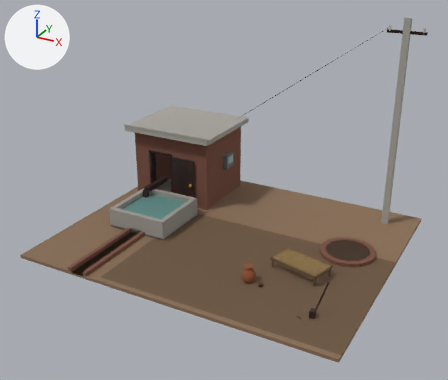
Two versions of the glTF model public/assets/models/tubewell_v2.glb, one commit apart.
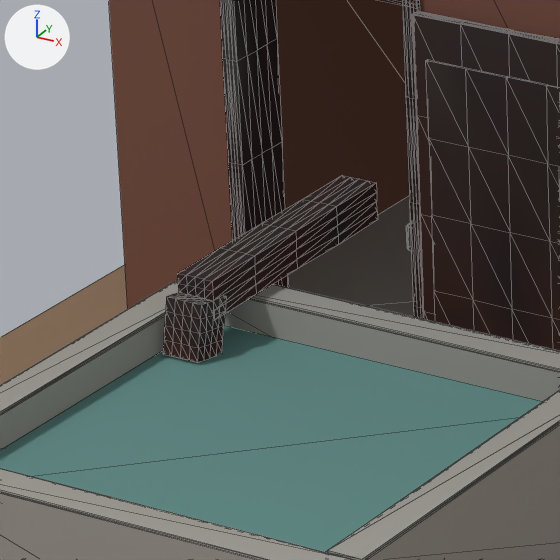
Old and new are each drawn whole from a 50 mm camera at (9.88, -18.64, 11.19) aimed at (0.07, -0.8, 2.27) and again close up on the part from 28% to 42% of the width and 41% to 58% of the height. The lights are fixed; the arrows at upper left show +X, +Y and +Z. The older version's two pictures come first. The close-ups show mesh edges as thin lines. Where no turn or scale is listed for an object, it has been applied to the vertices. Vertices at exactly the same position are counted once.

Script lines for the objects in view, before the commit:
```python
me_df = bpy.data.meshes.new('df')
me_df.from_pydata(...)  # 1626 vertices, 3229 faces; spans x -5.21..5.21, y -3.94..3.94, z -3.83..3.83
me_df.materials.append(mat_hb_metal)
me_k_back = bpy.data.meshes.new('k_back')
me_k_back.from_pydata(...)  # 180 vertices, 288 faces; spans x -5.4..5.4, y -4.75..4.75, z -1.5..1.5
me_k_back.materials.append(mat_hb_brick)
me_patch = bpy.data.meshes.new('patch')
me_patch.from_pydata(...)  # 918 vertices, 1648 faces; spans x -6.0..6.0, y -5.0..5.0, z -4.04..4.04
me_patch.materials.append(mat_hb_main)
ob_hb_brick = bpy.data.objects.new('hb_brick', me_k_back)
ob_hb_brick.location = (-0.101, -0.25, 1.5)
ob_hb_main = bpy.data.objects.new('hb_main', me_patch)
ob_hb_main.location = (0.0, 0.0, 3.96)
ob_hb_metal = bpy.data.objects.new('hb_metal', me_df)
ob_hb_metal.location = (0.294, 0.173, 3.824)
```
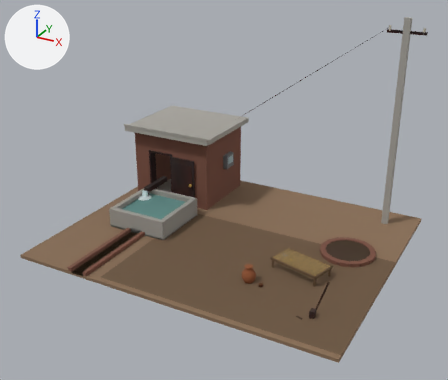
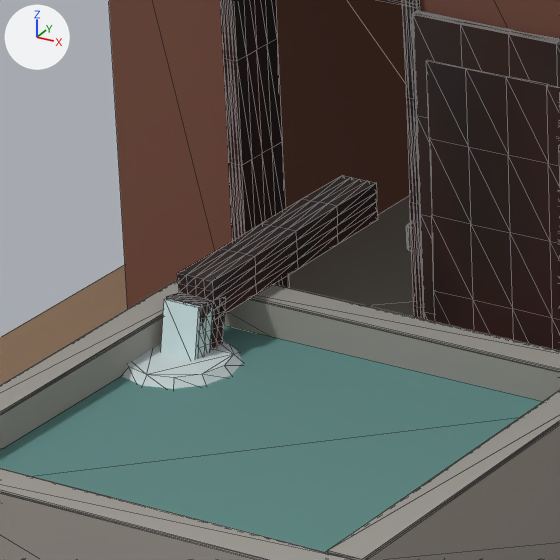
Where the newer file only moved an object's origin or applied its transform, the numbers keep the older frame.

What the commit changed:
me_patch is used by ob_hb_main; location (0.0, 0.0, 3.96).
me_patch had 918 vertices, 1648 faces and spanned x -6.0..6.0, y -5.0..5.0, z -4.04..4.04.
me_patch now has 958 vertices, 1716 faces and spans x -6.0..6.0, y -5.0..5.0, z -4.04..4.04.
me_patch part 1: a new loose piece, a 12-sided cut cone along z (radius 0.32 at the low end, 0.26 at the high end) spanning x -4.57..-3.93, y -0.08..0.56, z -3.36..-3.3, in mat_hb_main.
me_patch part 2: 8 vertices added at x -4.35..-4.15, y 0.22..0.4, z -3.37..-3.05.
Other edits to the shape of me_patch do not show in these pictures.
me_df is used by ob_hb_metal; location (0.294, 0.173, 3.824).
me_df had 1626 vertices, 3229 faces and spanned x -5.21..5.21, y -3.94..3.94, z -3.83..3.83.
me_df now has 1667 vertices, 3297 faces and spans x -5.21..5.21, y -3.96..4.23, z -3.83..3.83.
me_df part 3: 5 vertices moved within x -5.05..-2.04, y 1.23..3.35, z -3.77..-0.37; 51 vertices removed from x -4.59..-2.04, y 0.22..3.59, z -3.78..-0.37; 47 vertices added at x -4.54..-2.04, y 0.23..3.59, z -3.77..-0.37.
me_df part 4: 632 kept faces spanning x -5.21..5.21, y -3.77..3.94, z -3.83..3.83 get new vertex colours.
Other edits to the shape of me_df do not show in these pictures.

Changed parts and their boxes [x1, y1, x2, y2] in the close-ups (560 x 560 px; the box of a moved part takes in the faces that stretch with it):
'hb_metal', reshaped
    before: [163, 0, 560, 362]
    after: [166, 0, 560, 351]
part 1 of me_patch, added
    after: [122, 341, 242, 389]
part 2 of me_patch, added
    after: [161, 299, 213, 360]
part 3 of me_df, moved or reshaped
    before: [173, 15, 559, 320]
    after: [204, 14, 522, 320]
part 4 of me_df, recoloured
    before: [163, 0, 408, 362]
    after: [166, 0, 408, 350]
